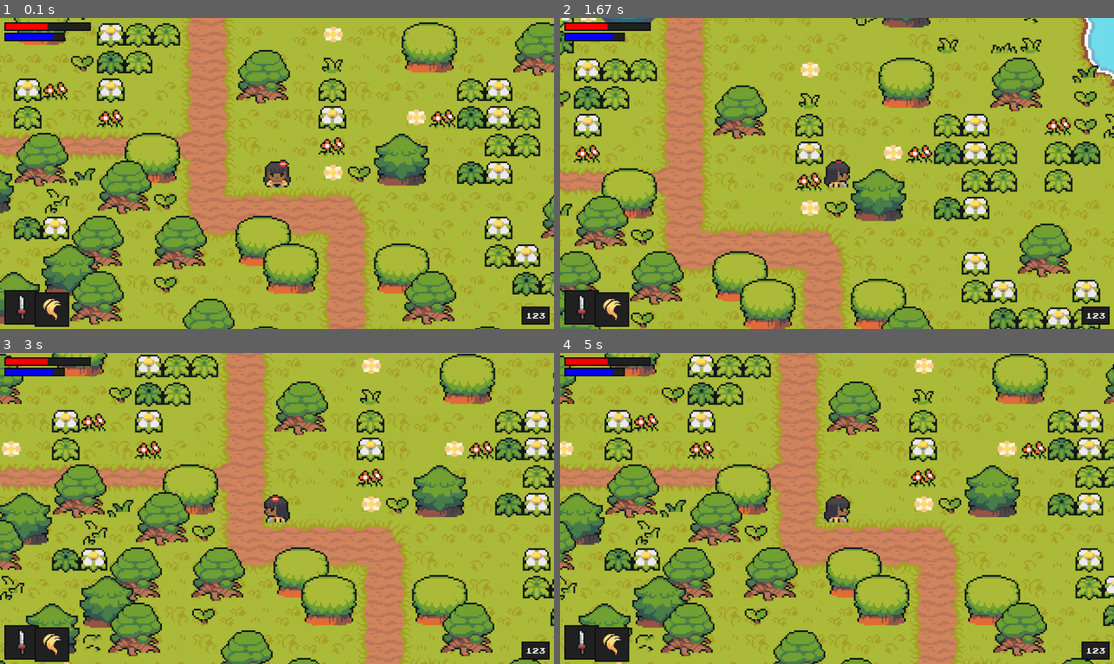
Above: before the commit, frames 1-4 (two rows, left to right).
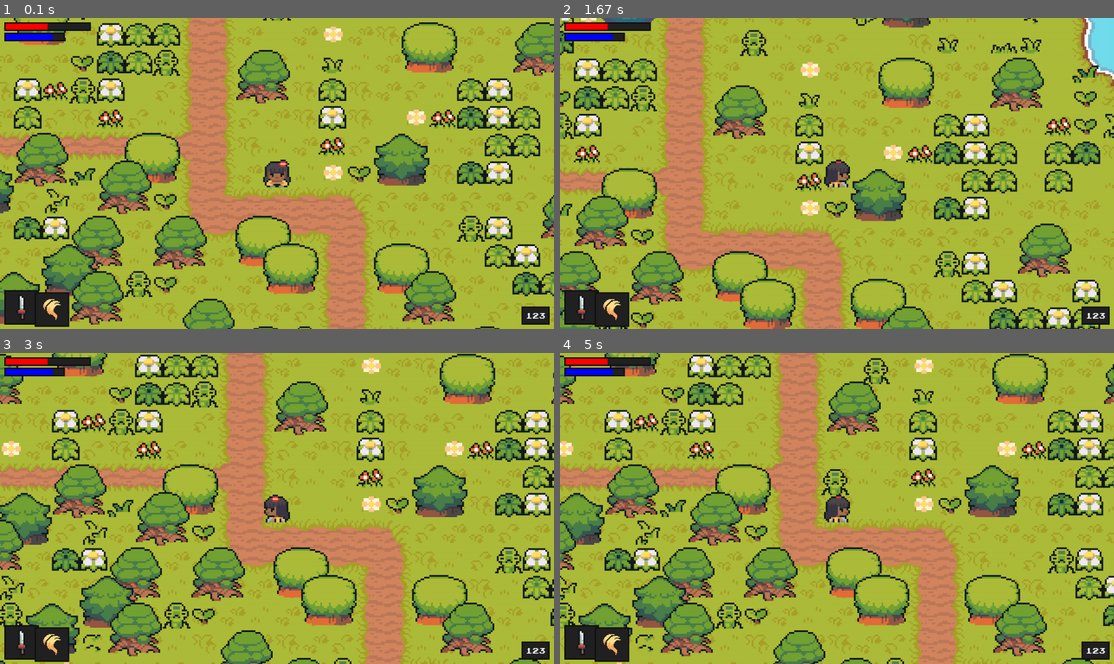
Above: after the commit, the same moments.

Repository: GhoshAditi/MLHGW_PyGame_Zelda
Game: pygame game, started from code/main.py
Same seed, same stepped clock (60 frames per second), same inputs: the game is played once before the commit and once after it.
Inputs:
- Up to frame 1 (0.1 s): no input
- Up to frame 2 (1.67 s): hold Right 0.33-0.8 s; hold Up 0.83-1.13 s; hold Right 1.17-1.63 s
- Up to frame 3 (3 s): hold Left 1.67-2.2 s; hold Down 2.23-2.53 s; hold Left 2.57-2.97 s
- Up to frame 4 (5 s): hold Up 3-3.37 s; hold Right 3.4-4.03 s; hold Down 4.07-4.43 s; hold Left 4.47-4.93 s; hold Right from 4.97 s (still down)

The runs differ from the first frame. In frame 1, 0.9% of the frame differs, in the area x 12-88%, y 0-100%; in frame 2, 0.8%; in frame 3, 1.1%; in frame 4, 1.3%, in the area x 0-94%, y 1-100%.

Commit message:
Revert "player enemy interaction"

Diff:
--- a/code/enemy.py
+++ b/code/enemy.py
@@ -36,11 +36,6 @@
 		self.can_attack = True
 		self.attack_time = None
 		self.attack_cooldown = 400
-
-		#invincibility timer
-		self.vulnerable = False
-		self.hit_time = None
-		self.invincibility_duration = 300
 
 	def import_graphics(self,name):
 		self.animations = {'idle':[],'move':[],'attack':[]}
@@ -98,32 +93,11 @@
 			current_time = pygame.time.get_ticks()
 			if current_time - self.attack_time >= self.attack_cooldown:
 				self.can_attack = True
-		if self.vulnerable:
-			if current_time - self.hit_time >= self.invincibility_duration:
-				self.vulnerable = True
 
-	def get_damage(self, player, attack_type):  # Added "self" parameter
-		if self.vulnerable:
-			if attack_type == 'weapon':
-				self.health -= player.get_full_weapon_damage()
-			else:
-				pass
-				#magic damage
-			self.hit_time = pygame.time.get.ticks()
-			self.vulnerable = False
-
-	def check_death(self):
-		if self.health <= 0:
-			self.kill()
-	def hit_reaction(self):
-		if not self.vulnerable:
-			self.direction
 	def update(self):
 		self.move(self.speed)
+		self.animate()
 		self.cooldown()
-		self.animate()
-		self.kill()
-		self.check_death()
 
 	def enemy_update(self,player):
 		self.get_status(player)
--- a/code/level.py
+++ b/code/level.py
@@ -21,8 +21,6 @@
 
 		# attack sprites
 		self.current_attack = None
-		self.attack_sprites = pygame.sprite.Group()
-		self.attackable_sprites = pygame.sprite.Group()
 
 		# sprite setup
 		self.create_map()
@@ -52,7 +50,7 @@
 							Tile((x,y),[self.obstacle_sprites],'invisible')
 						if style == 'grass':
 							random_grass_image = choice(graphics['grass'])
-							Tile((x,y),[self.visible_sprites,self.obstacle_sprites,self.attackable_sprites],'grass',random_grass_image)
+							Tile((x,y),[self.visible_sprites,self.obstacle_sprites],'grass',random_grass_image)
 
 						if style == 'object':
 							surf = graphics['objects'][int(col)]
@@ -72,13 +70,11 @@
 								elif col == '391': monster_name = 'spirit'
 								elif col == '392': monster_name ='raccoon'
 								else: monster_name = 'squid'
-								enemy = Enemy(monster_name,(x,y),[self.visible_sprites,self.attackable_sprites],self.obstacle_sprites)
-								self.visible_sprites.add(enemy)
-								self.attackable_sprites.add(enemy)
+								Enemy(monster_name,(x,y),[self.visible_sprites],self.obstacle_sprites)
 
 	def create_attack(self):
 
-		self.current_attack = Weapon(self.player,[self.visible_sprites,self.attack_sprites])
+		self.current_attack = Weapon(self.player,[self.visible_sprites])
 
 	def create_magic(self,style,strength,cost):
 		print(style)
@@ -90,22 +86,11 @@
 			self.current_attack.kill()
 		self.current_attack = None
 
-	def player_attack_logic(self):
-		if self.attack_sprites:
-			for attack_sprites in self.attack_sprites:
-				collision_sprites = pygame.sprite.spritecollide(attack_sprites, self.attackable_sprites, False)
-				if collision_sprites:
-					for target_sprite in collision_sprites:
-						if target_sprite.sprite_type == 'grass':
-							target_sprite.kill()
-						else:
-							target_sprite.get_damage(self.player, attack_sprites.sprite_type)
 	def run(self):
 		# update and draw the game
 		self.visible_sprites.custom_draw(self.player)
 		self.visible_sprites.update()
 		self.visible_sprites.enemy_update(self.player)
-		self.player_attack_logic()
 		self.ui.display(self.player)
 
 
--- a/code/player.py
+++ b/code/player.py
@@ -136,7 +136,7 @@
 		current_time = pygame.time.get_ticks()
 
 		if self.attacking:
-			if current_time - self.attack_time >= self.attack_cooldown + weapon_data[self.weapon]['cooldown']:
+			if current_time - self.attack_time >= self.attack_cooldown:
 				self.attacking = False
 				self.destroy_attack()
 
@@ -160,11 +160,6 @@
 		self.image = animation[int(self.frame_index)]
 		self.rect = self.image.get_rect(center = self.hitbox.center)
 
-	def get_full_weapon_damage(self):
-		base_damage = self.stats['attack']
-		weapon_damage = weapon_data[self.weapon]['damage']
-		return base_damage+weapon_damage
-
 	def update(self):
 		self.input()
 		self.cooldowns()
